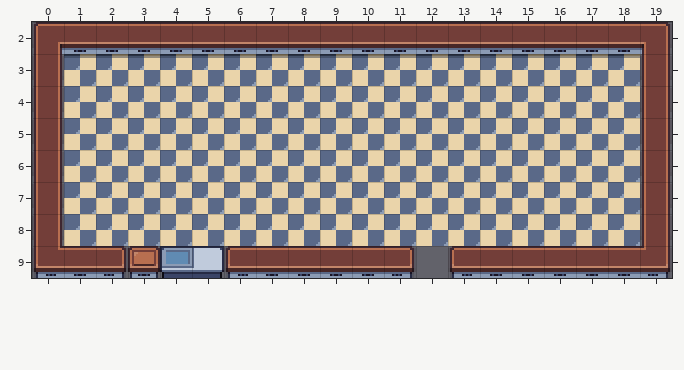
Tiled map, stored at Assets/Art/Tilemap/Tilemap.tmx. Above: the version before the commit.
Cells are 16x16 px. Shown: x 0..19, y 2..9.
And afterwards:
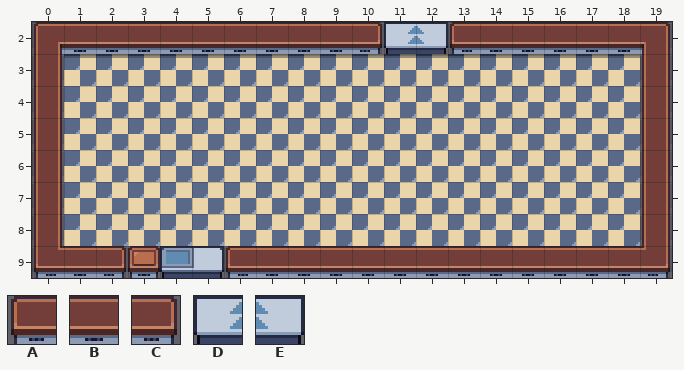
Key: from "Overcooked Tileset": A 1, B 9, C 12, D 52, E 53.
_ is an empty cell.
Diff:
Layer "prototype":
The tile that lay hidden is gone in row 2 at x 11 to 12.
Layer "ground":
Tile A replaces tile B in row 2 at x 13.
Tile B replaces tile A in row 9 at x 13.
Tile B replaces tile C in row 9 at x 11.
Tile B is added in row 9 at x 12.
Tile C replaces tile B in row 2 at x 10.
Tile D replaces tile B in row 2 at x 11.
Tile E replaces tile B in row 2 at x 12.
Pixel boxes of the changes (left, top, right, bottom) in both pictures:
changed: (360, 22, 472, 54)
changed: (392, 246, 472, 278)
